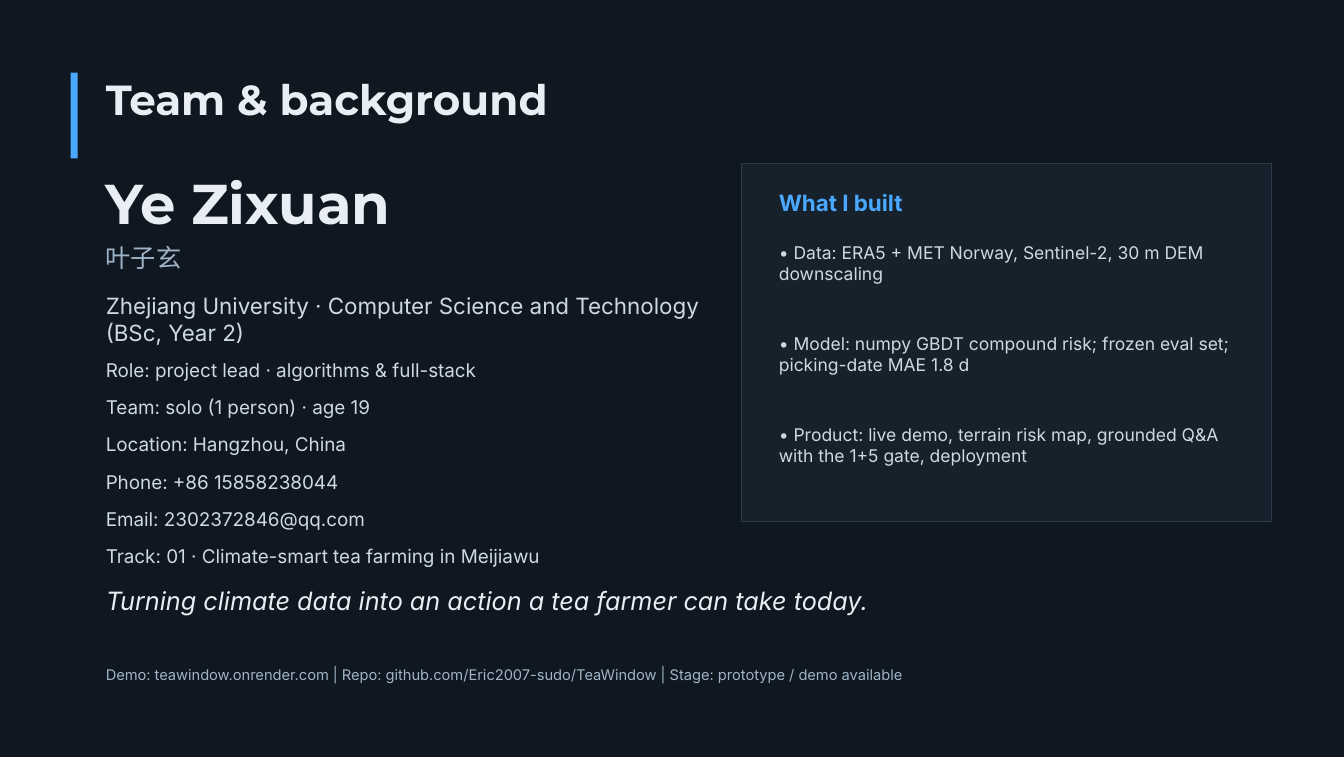
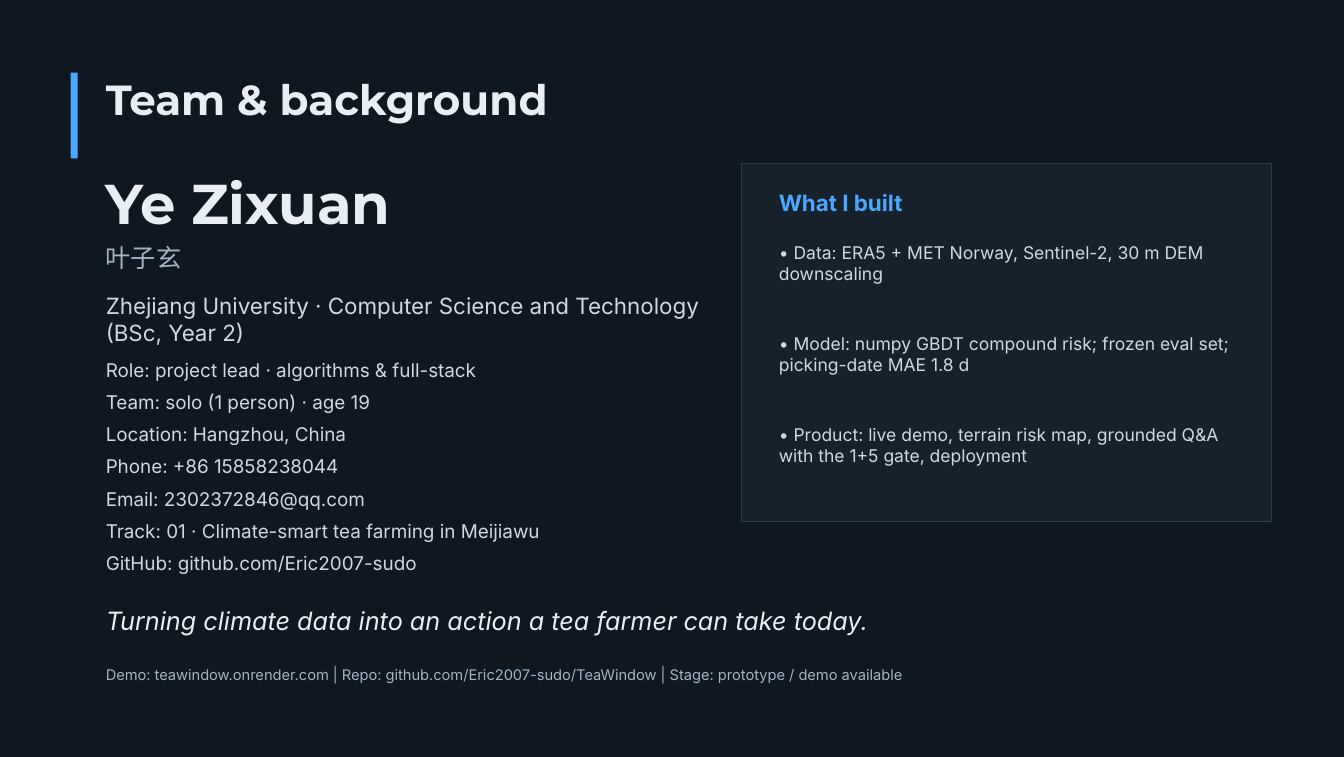
Before and after one commit to Eric2007-sudo/TeaWindow, a slide deck: slide 2 of submit/01_TeaWindow_Pitch_EN_14p.pptx. Drawn at 1344x757 pixels with LibreOffice and Linux fonts; fonts in the diff are those of the drawing. Boxes give left, top, right and bottom in pixels: in the first picture for what was removed or moved away, otherwise in the second. Text is boxed around its words. In the diff, an @@ line names an element or a change of style, - is before the commit and + after.

Commit message:
deck: add GitHub handle to team slide; refresh 14p decks, PDFs, pack

```diff
--- a/submit/01_TeaWindow_Pitch_EN_14p.pptx
+++ b/submit/01_TeaWindow_Pitch_EN_14p.pptx
@@ text "Team: solo (1 person) · ..." moved from (x1=106, y1=398, x2=370, y2=418) to (x1=106, y1=393, x2=370, y2=413) @@
@@ text "Location: Hangzhou, China" moved from (x1=106, y1=437, x2=346, y2=455) to (x1=106, y1=427, x2=346, y2=445) @@
@@ text "Phone: +86 15858238044" moved from (x1=106, y1=475, x2=338, y2=489) to (x1=106, y1=459, x2=338, y2=473) @@
@@ text "Email: 2302372846@qq.com" moved from (x1=106, y1=512, x2=365, y2=530) to (x1=106, y1=492, x2=365, y2=510) @@
@@ text "Track: 01 · Climate-smart tea ..." moved from (x1=106, y1=548, x2=540, y2=567) to (x1=106, y1=523, x2=540, y2=542) @@
@@ text added at (x1=106, y1=555, x2=417, y2=574), 13.5 pt, text #CED9E4 @@
+GitHub: github.com/Eric2007-sudo
@@ text "Turning climate data into an ..." moved from (x1=106, y1=591, x2=868, y2=616) to (x1=106, y1=611, x2=868, y2=636) @@
```
Also in this commit, not shown: 9 other files.
